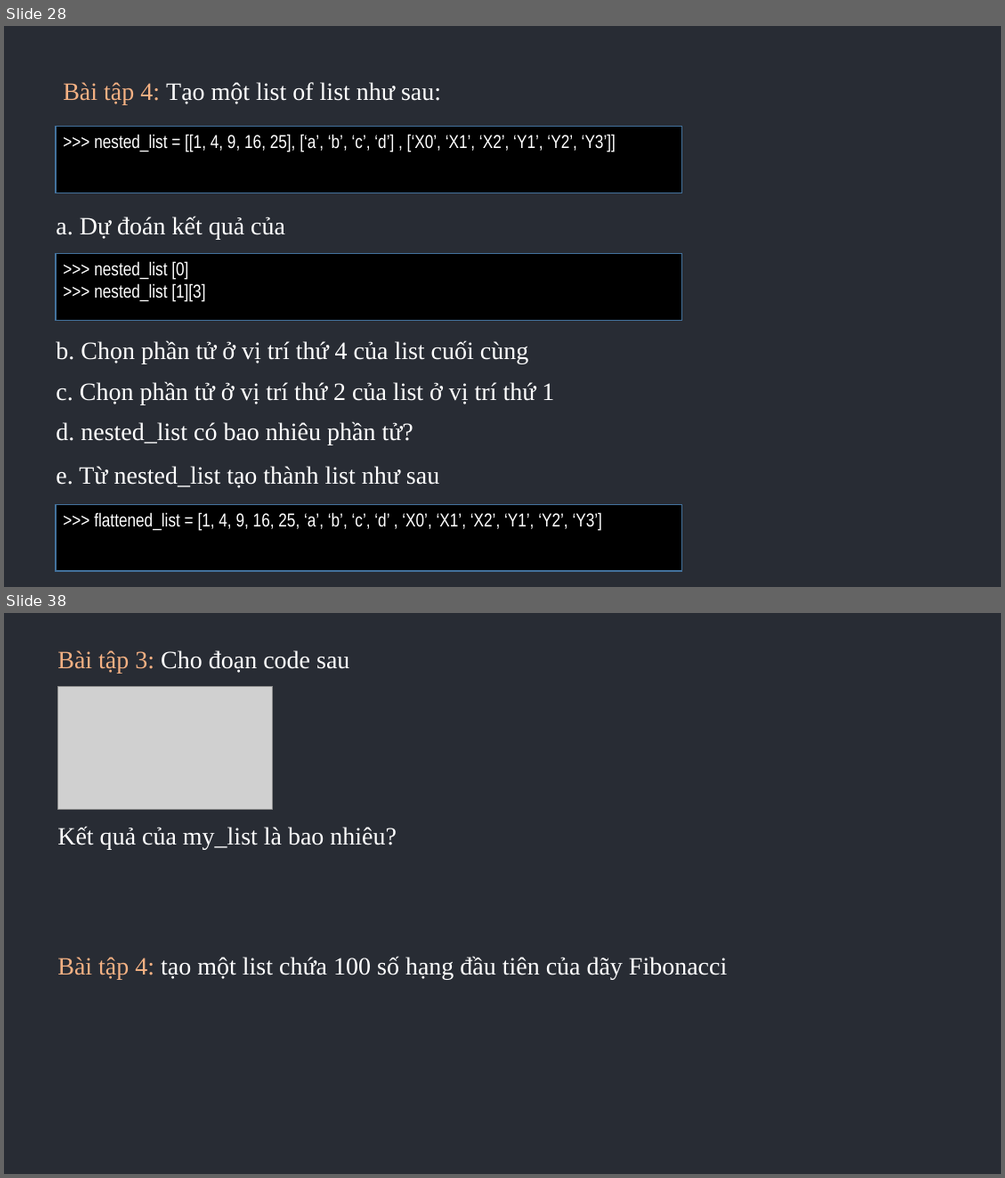
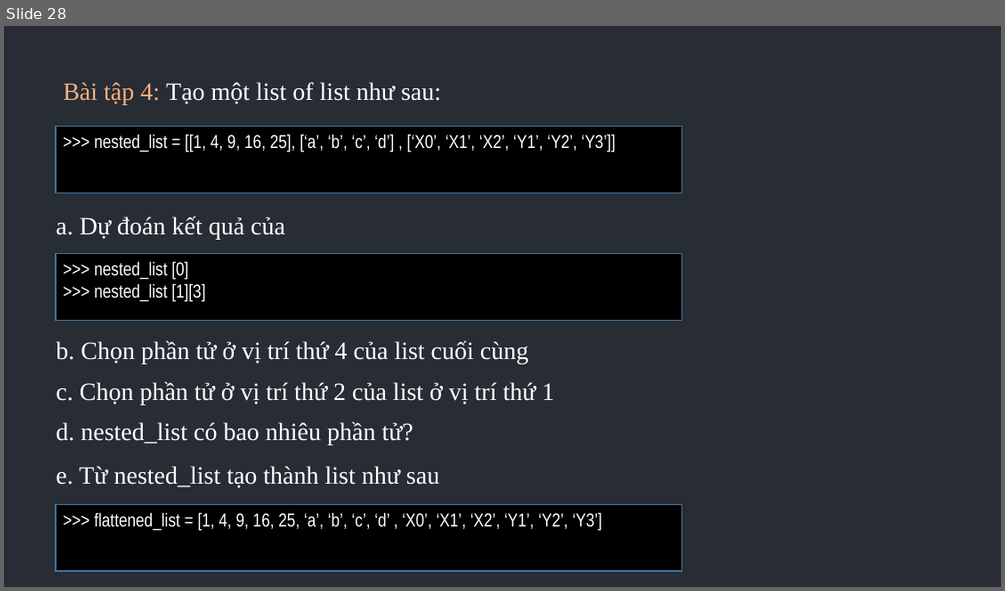
Before and after one commit to KataNguyen/datadriven-project, a slide deck: corp_training/Python Training - Week 1.pptx. Shown one above the other, each under a label of ours: slides 28 and 38 before the commit, slide 28 after it; the slides between them are not shown. The pictures are 1005x1178 and 1005x591 pixels, drawn with LibreOffice and Linux fonts; fonts in the diff are those of the drawing; grey boxes stand for pictures. Boxes give left, top, right and bottom in pixels: in the first picture for what was removed or moved away, otherwise in the second. Text is boxed around its words. In the diff, an @@ line names an element or a change of style, - is before the commit and + after.

```diff
--- a/corp_training/Python Training - Week 1.pptx
+++ b/corp_training/Python Training - Week 1.pptx
@@ slide 38 removed at box(4, 613, 1001, 1174), background #282C34 @@
@@ text removed at box(57, 650, 349, 674) @@
-Bài tập 3: Cho đoạn code sau
@@ picture removed at box(58, 686, 273, 809) @@
@@ text removed at box(57, 826, 396, 850) @@
-Kết quả của my_list là bao nhiêu?
@@ text removed at box(57, 956, 727, 979) @@
-Bài tập 4: tạo một list chứa 100 số hạng đầu tiên của dãy Fibonacci
```
Also in this commit, not shown: 19 other slides removed, 15 other files.
